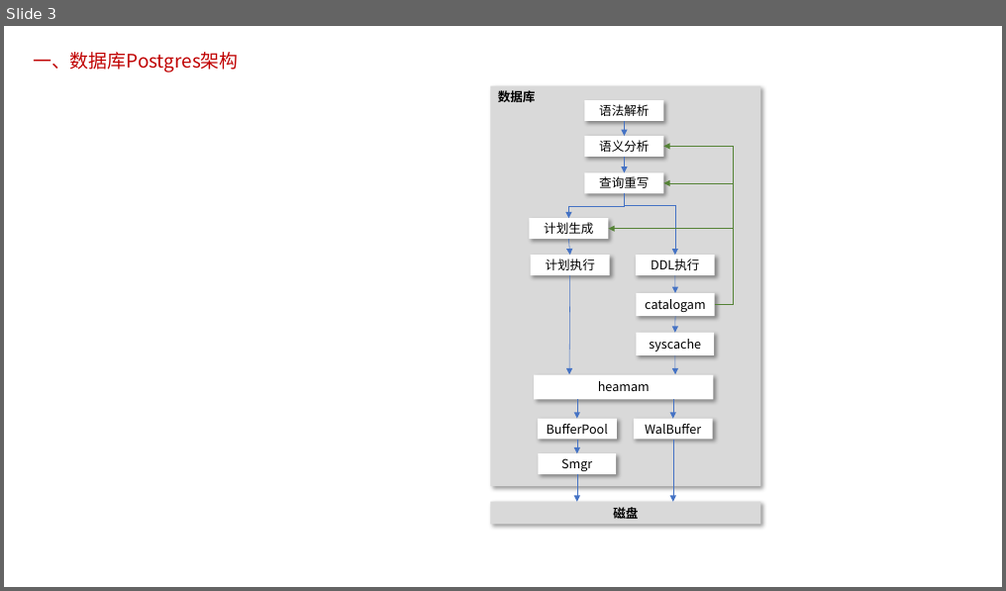
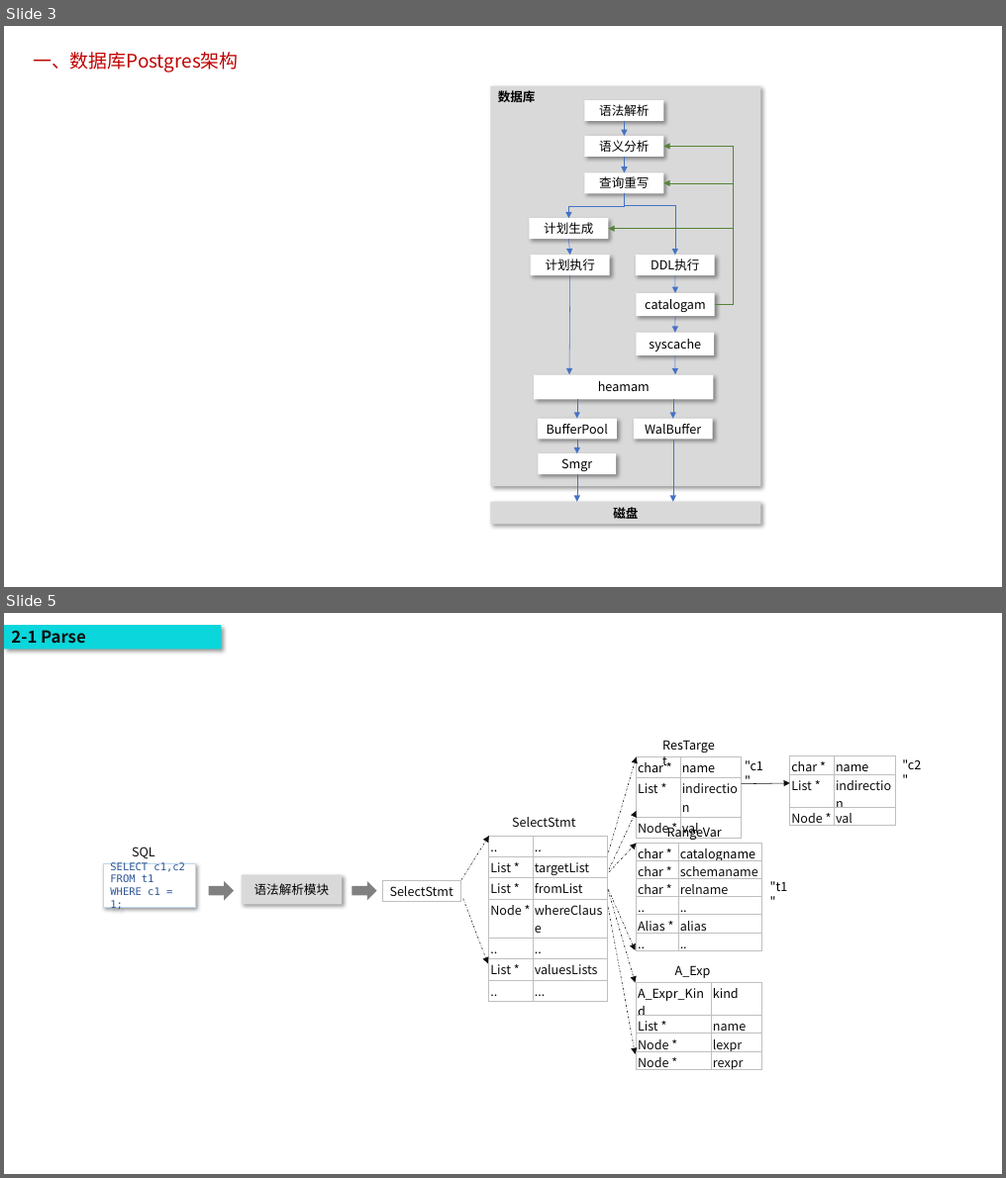
Before and after one commit to poorkk/lorand, a slide deck: source/doc/数据库安全.pptx. Shown one above the other, each under a label of ours: slide 3 before the commit, slides 3 and 5 after it; the slides between them are not shown. The pictures are 1006x591 and 1006x1178 pixels, drawn with LibreOffice and Linux fonts; fonts in the diff are those of the drawing. Boxes give left, top, right and bottom in pixels: in the first picture for what was removed or moved away, otherwise in the second. Text is boxed around its words. In the diff, an @@ line names an element or a change of style, - is before the commit and + after.

Commit message:
add parser and analyzer

```diff
--- a/source/doc/数据库安全.pptx
+++ b/source/doc/数据库安全.pptx
@@ slide 5 added at (x1=4, y1=613, x2=1002, y2=1174), background #FFFFFF @@
@@ rectangle added at (x1=4, y1=625, x2=221, y2=649), fill #0BD6DB, 16 pt, text #0D0D0D, bold @@
+2-1 Parse
@@ arrow added from (609, 853) to (637, 758), #0D0D0D 0.5 pt dashed @@
@@ table added at (x1=637, y1=758, x2=742, y2=841), 3 rows, 2 columns @@
+char * | name
+List * | indirection
+Node * | val
@@ text added at (x1=655, y1=735, x2=725, y2=757), 12 pt, text #000000 @@
+ResTarget
@@ text added at (x1=745, y1=761, x2=763, y2=770), 12 pt, text #000000 @@
+"c1"
@@ table added at (x1=790, y1=757, x2=895, y2=830), 3 rows, 2 columns @@
+char * | name
+List * | indirection
+Node * | val
@@ text added at (x1=902, y1=760, x2=921, y2=769), 12 pt, text #000000 @@
+"c2"
@@ arrow added from (742, 783) to (790, 783), #0D0D0D 0.5 pt @@
@@ text added at (x1=512, y1=817, x2=575, y2=827), 12 pt, text #0D0D0D @@
+SelectStmt
@@ arrow added from (609, 869) to (637, 811), #0D0D0D 0.5 pt dashed @@
@@ text added at (x1=132, y1=847, x2=155, y2=860), 12 pt, text #0D0D0D @@
+SQL
@@ arrow added from (461, 880) to (489, 836), #0D0D0D 0.5 pt dashed @@
@@ table added at (x1=489, y1=836, x2=608, y2=978), 7 rows, 2 columns @@
+.. | ..
+List * | targetList
+List * | fromList
+Node * | whereClause
+.. | ..
+List * | valuesLists
+.. | ...
@@ arrow added from (609, 872) to (637, 843), #0D0D0D 0.5 pt dashed @@
@@ table added at (x1=637, y1=843, x2=762, y2=951), 6 rows, 2 columns @@
+char * | catalogname
+char * | schemaname
+char * | relname
+.. | ..
+Alias * | alias
+.. | ..
@@ text added at (x1=667, y1=824, x2=722, y2=840), 12 pt, text #000000 @@
+RangeVar
@@ rectangle added at (x1=103, y1=863, x2=195, y2=907), fill #FFFFFF, outline #BDD7EE 0.5 pt, 10 pt, text #2F5597 @@
+SELECT c1,c2
+FROM t1
+WHERE c1 = 1;
@@ rectangle added at (x1=242, y1=875, x2=342, y2=904), fill #D9D9D9, 12 pt, text #000000 @@
+语法解析模块
@@ right arrow added at (x1=209, y1=882, x2=233, y2=899), fill #808080, outline #808080 1 pt @@
@@ right arrow added at (x1=352, y1=882, x2=377, y2=899), fill #808080, outline #808080 1 pt @@
@@ table added at (x1=383, y1=881, x2=461, y2=900), 1 rows, 1 columns @@
+SelectStmt
@@ arrow added from (463, 899) to (488, 964), #0D0D0D 0.5 pt dashed @@
@@ arrow added from (608, 890) to (635, 983), #0D0D0D 0.5 pt dashed @@
@@ arrow added from (608, 907) to (635, 1055), #0D0D0D 0.5 pt dashed @@
@@ arrow added from (609, 890) to (635, 951), #0D0D0D 0.5 pt dashed @@
@@ text added at (x1=770, y1=881, x2=788, y2=891), 12 pt, text #000000 @@
+"t1"
@@ table added at (x1=637, y1=983, x2=761, y2=1074), 4 rows, 2 columns @@
+A_Expr_Kind | kind
+List * | name
+Node * | lexpr
+Node * | rexpr
@@ text added at (x1=638, y1=988, x2=704, y2=1001), 12 pt, text #000000 @@
+A_Expr
```
Also in this commit, not shown: 2 other slides added, 3 other files.
